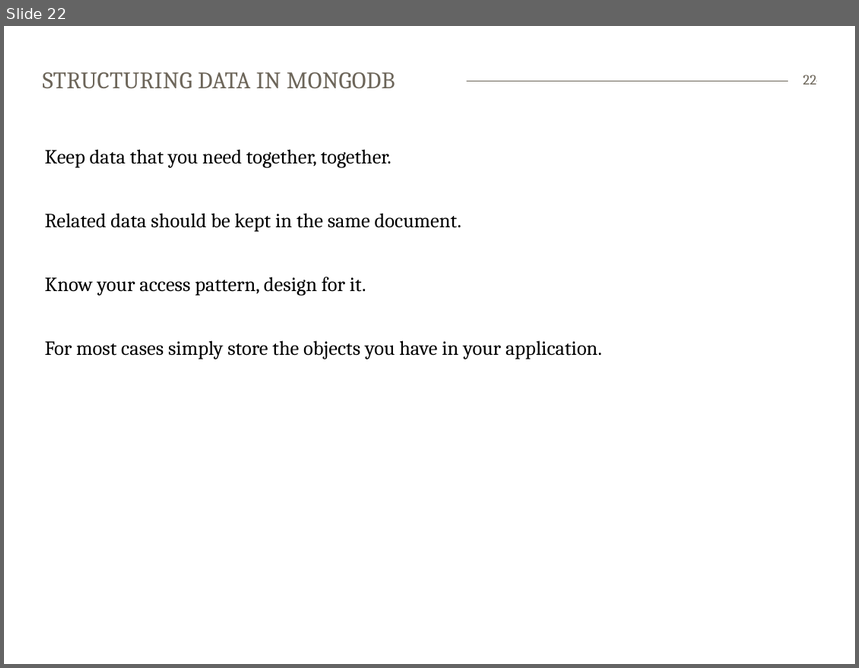
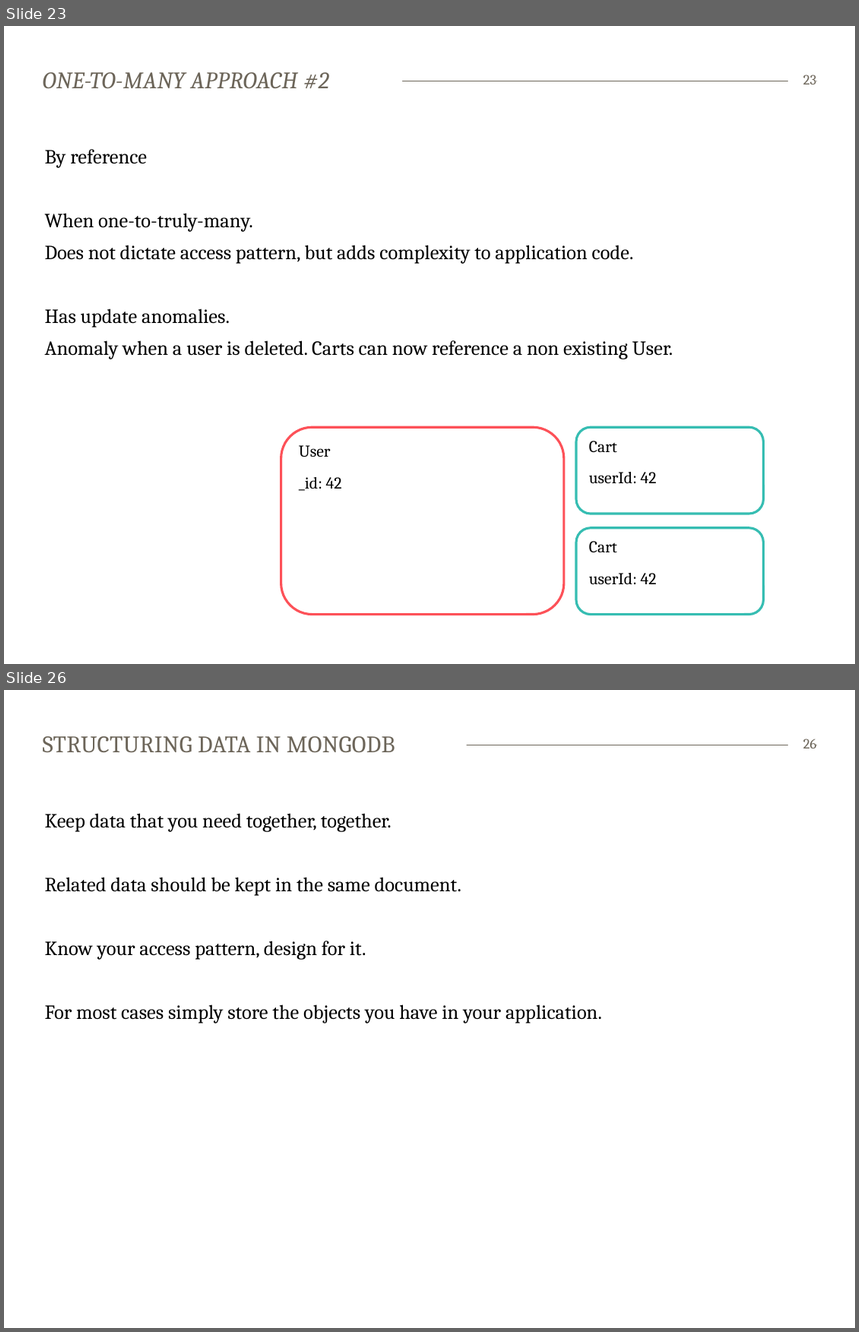
Before and after one commit to bekkopen/databasekurs, a slide deck: mongodb/mongodb-slides.pptx. Shown one above the other, each under a label of ours: slide 22 before the commit, slides 23 and 26 after it; the slides between them are not shown. The pictures are 859x668 and 859x1332 pixels, drawn with LibreOffice and Linux fonts; fonts in the diff are those of the drawing. Boxes give left, top, right and bottom in pixels: in the first picture for what was removed or moved away, otherwise in the second. Text is boxed around its words. In the diff, an @@ line names an element or a change of style, - is before the commit and + after.

```diff
--- a/mongodb/mongodb-slides.pptx
+++ b/mongodb/mongodb-slides.pptx
@@ slide 23 added at <box>4,26,855,664</box>, background #FFFFFF; not listed: 1 template element that a slide beside it also shows @@
@@ title added at <box>43,72,329,88</box>, 20 pt, text #6C6559, italic @@
+ONE-TO-MANY APPROACH #2
@@ page number added at <box>804,75,816,85</box>, 12 pt, text #6C6559 @@
+23
@@ text added at <box>45,149,674,360</box>, 17 pt, text #000000 @@
+By reference
+When one-to-truly-many.
+Does not dictate access pattern, but adds complexity to application code.
+Has update anomalies.
+Anomaly when a user is deleted. Carts can now reference a non existing User.
@@ rounded rectangle added at <box>281,428,564,615</box>, fill #FFFFFF, outline #FD5158 2 pt, 14 pt, text #000000 @@
+User
+_id: 42
@@ rounded rectangle added at <box>576,428,763,515</box>, fill #FFFFFF, outline #36BDB2 2 pt, 14 pt, text #000000 @@
+Cart
+userId: 42
@@ rounded rectangle added at <box>576,528,763,615</box>, fill #FFFFFF, outline #36BDB2 2 pt, 14 pt, text #000000 @@
+Cart
+userId: 42
@@ what was slide 22 is now slide 26 @@
@@ page number at <box>804,739,817,749</box>: text changed @@
-22
+26
```
Also in this commit, not shown: 4 slides changed, 5 other slides added, 4 slides removed.
